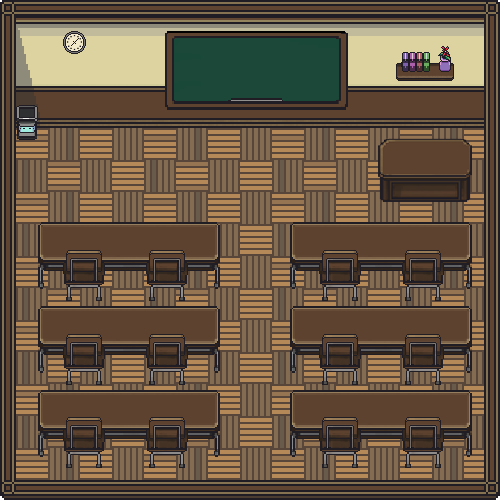
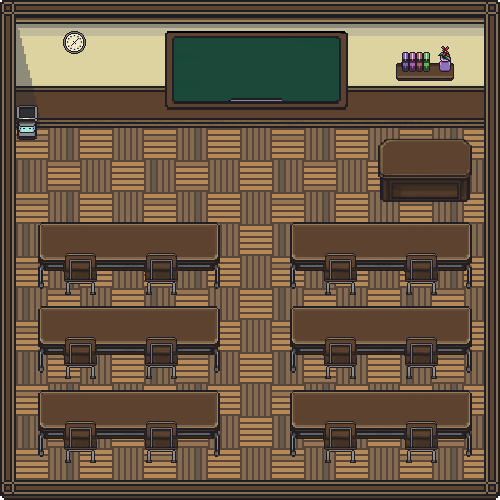
Two versions of the same layered image (500 x 500). Layer-by-layer changes:
renamed "Layer 19" to "Layer 37", painted on it over box(144, 417, 188, 468)
renamed "Layer 18" to "Layer 36", painted on it over box(63, 417, 105, 468)
renamed "Layer 11" to "Layer 35", moved it above "Layer 34", painted on it over box(144, 250, 188, 301)
renamed "Layer 10" to "Layer 34", moved it above "Layer 33", painted on it over box(63, 250, 105, 301)
renamed "Layer 15" to "Layer 33", painted on it over box(144, 334, 188, 385)
renamed "Layer 14" to "Layer 32", painted on it over box(63, 334, 105, 385)
renamed "Layer 21" to "Layer 31", moved it above "Layer 30", painted on it over box(402, 417, 444, 468)
renamed "Layer 20" to "Layer 30", moved it above "Layer 27", painted on it over box(319, 417, 361, 468)
renamed "Layer 13" to "Layer 27", painted on it over box(402, 250, 444, 301)
renamed "Layer 12" to "Layer 26", painted on it over box(319, 250, 361, 301)
renamed "Layer 17" to "Layer 29", moved it above "Layer 28", painted on it over box(402, 334, 444, 385)
renamed "Layer 16" to "Layer 28", moved it above "Layer 9", painted on it over box(319, 334, 361, 385)
